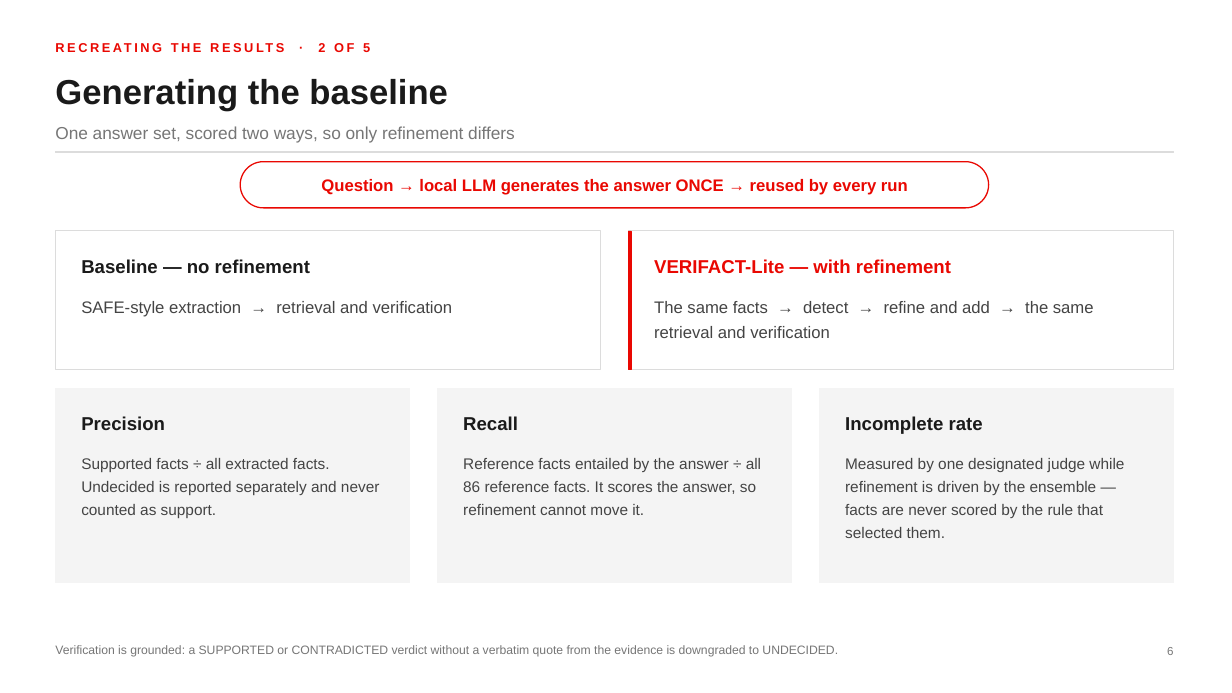
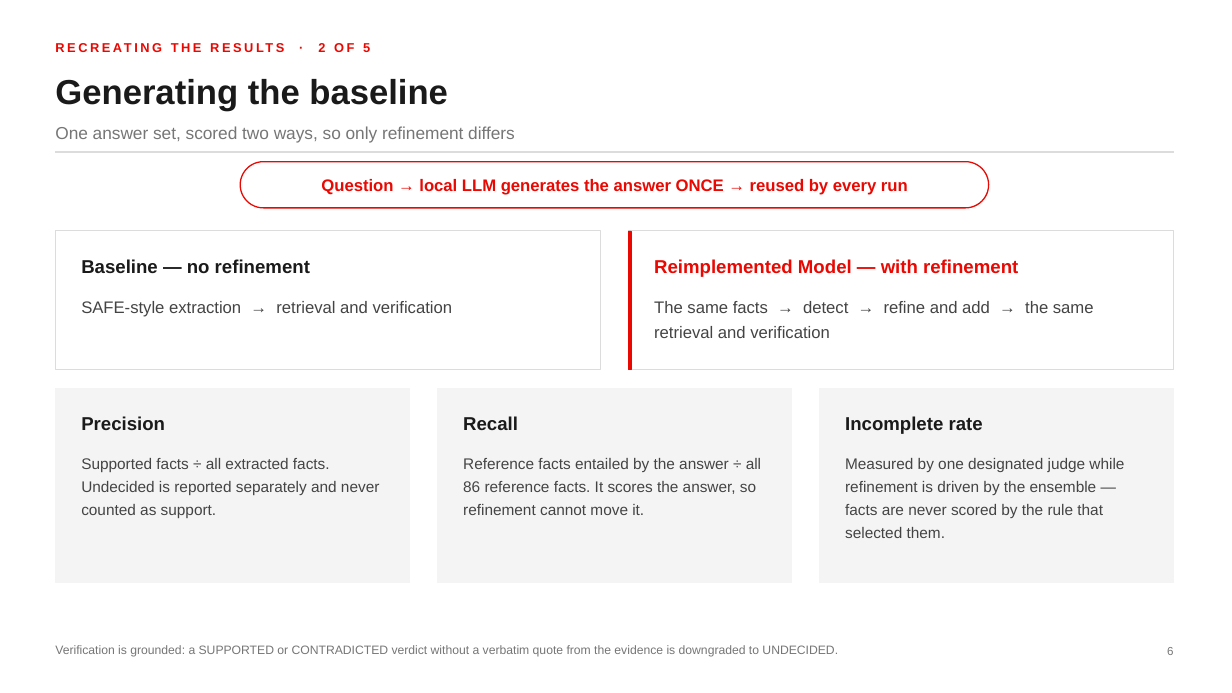
Before and after one commit to MadhavKrishna06/Verifact-Lite, a slide deck: slide 6 of presentation/VERIFACT-Lite-TTU.pptx. Drawn at 1232x693 pixels with LibreOffice and Linux fonts; fonts in the diff are those of the drawing. Boxes give left, top, right and bottom in pixels: in the first picture for what was removed or moved away, otherwise in the second. Text is boxed around its words. In the diff, an @@ line names an element or a change of style, - is before the commit and + after.

```diff
--- a/presentation/VERIFACT-Lite-TTU.pptx
+++ b/presentation/VERIFACT-Lite-TTU.pptx
@@ text at box(654, 259, 1018, 277): text changed @@
-VERIFACT-Lite — with refinement
+Reimplemented Model — with refinement
```
Also in this commit, not shown: 4 other slides changed, 1 slide added, 1 slide removed, 1 other file.
